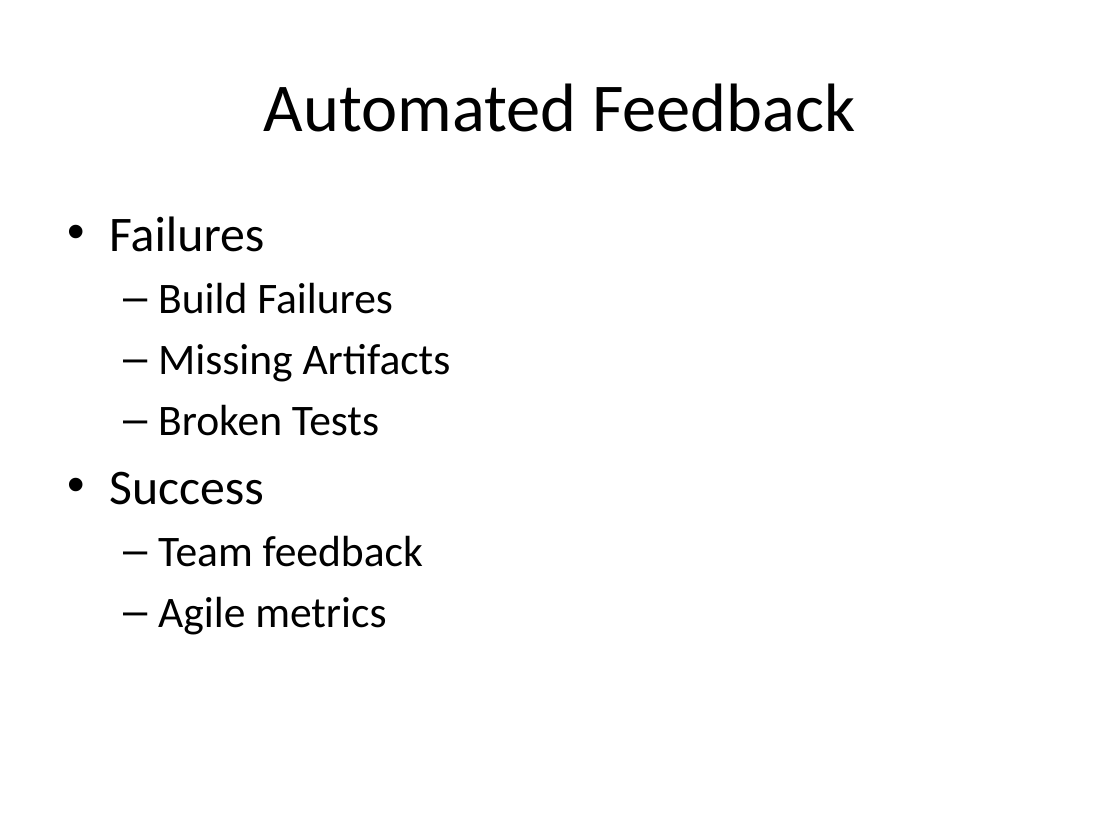
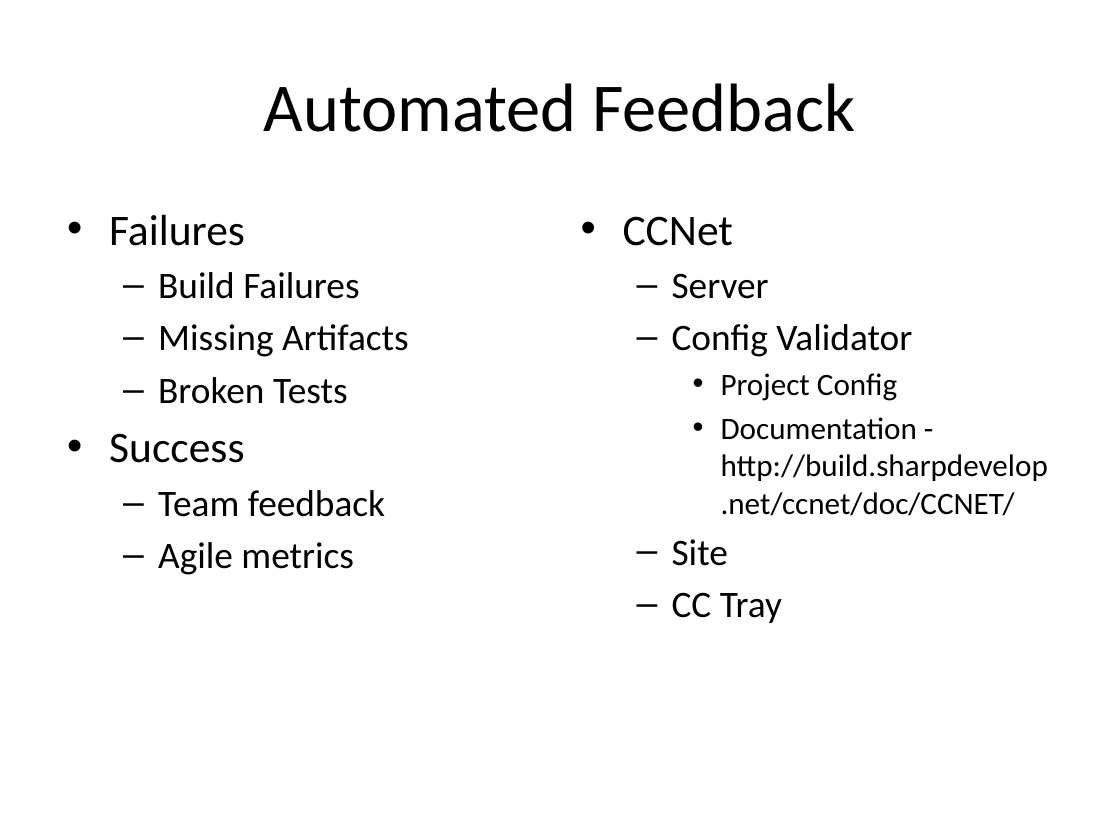
Before and after one commit to g0t4/Presentations, a slide deck: slide 31 of DVCSandCI/Getting Down To Business.pptx (slide 28 before the commit). Drawn at 1120x840 pixels with LibreOffice and Linux fonts; fonts in the diff are those of the drawing. Boxes give left, top, right and bottom in pixels: in the first picture for what was removed or moved away, otherwise in the second. Text is boxed around its words. In the diff, an @@ line names an element or a change of style, - is before the commit and + after.

Commit message:
Update slides

```diff
--- a/DVCSandCI/Getting Down To Business.pptx
+++ b/DVCSandCI/Getting Down To Business.pptx
@@ text "Failures" at box(109, 214, 409, 575): size 32 to 28 pt in "Failures", "Success"; size 28 to 24 pt in "Build Failures", "Missing Artifacts", "Broken Tests", "Team feedback" and 1 more places @@
@@ text added at box(623, 216, 1048, 623), 20 pt, text #000000 @@
+• CCNet
+  – Server
+  – Config Validator
+    • Project Config
+    • Documentation - http://build.sharpdevelop.net/ccnet/doc/CCNET/
+  – Site
+  – CC Tray
```
Also in this commit, not shown: 1 other slide changed, 3 slides added, 2 slides removed.
